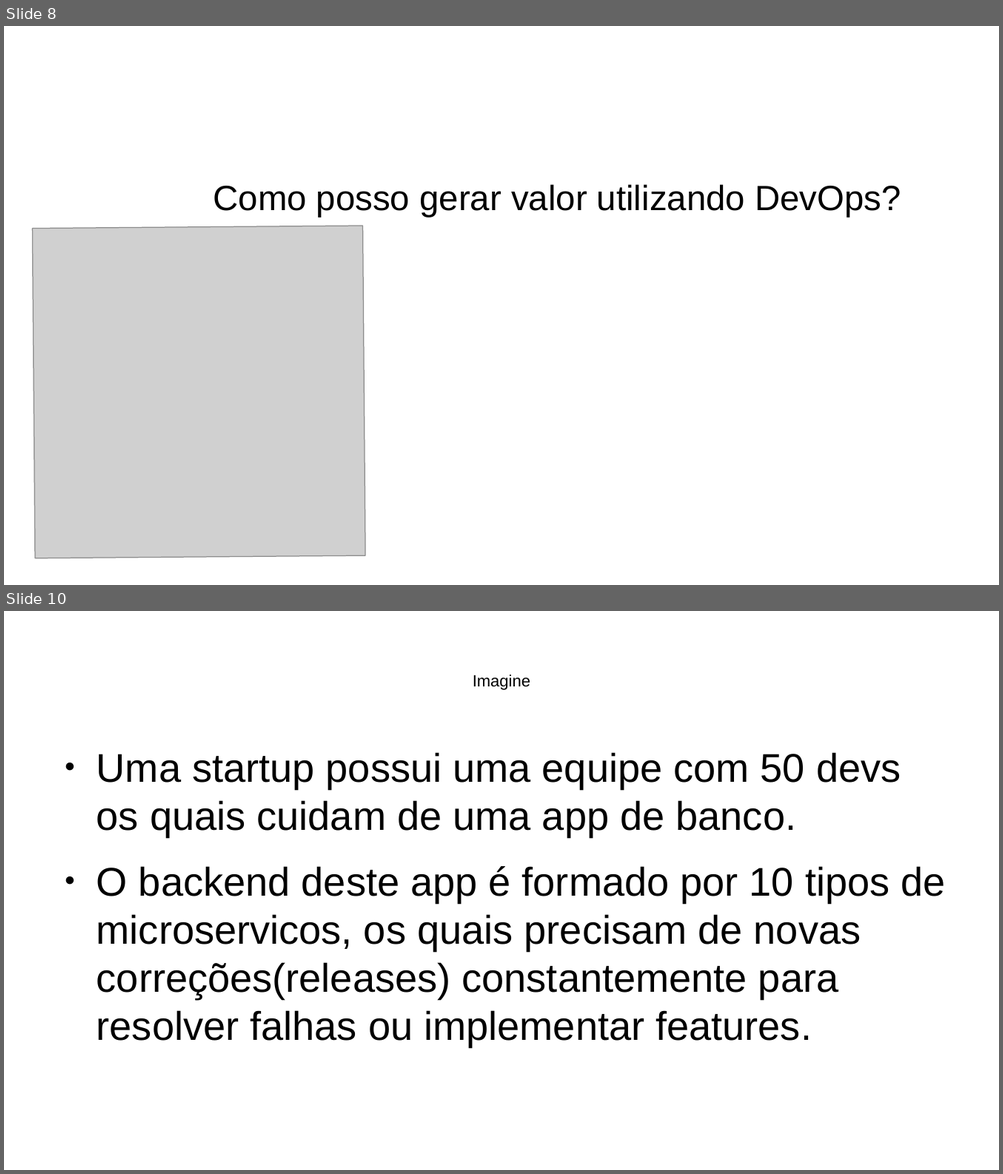
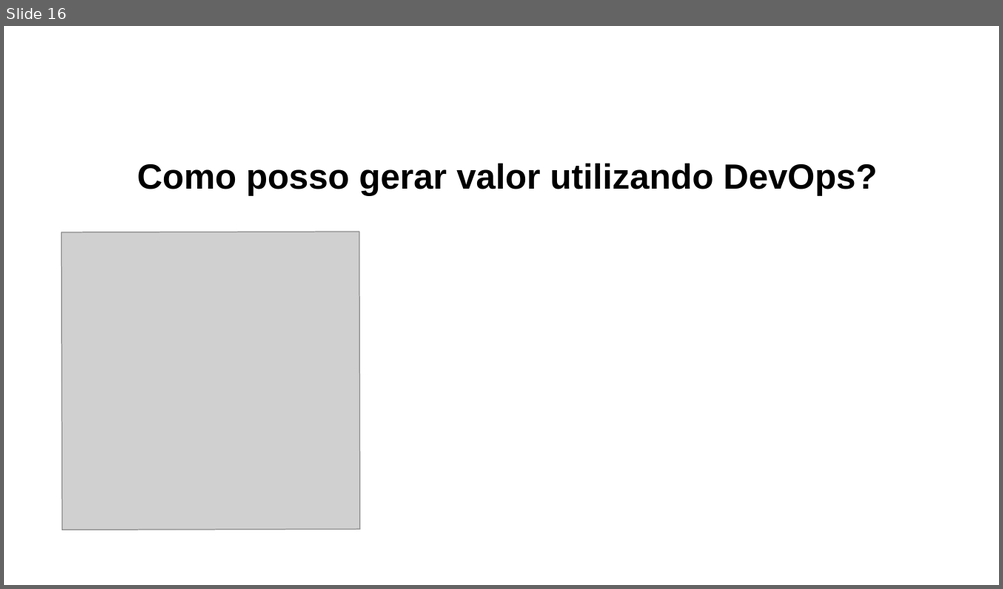
Before and after one commit to ramonesc3po/workshop-devops, a slide deck: workshop_devops.odp. Shown one above the other, each under a label of ours: slides 8 and 10 before the commit, slide 16 after it; the slides between them are not shown. The pictures are 1003x1174 and 1003x589 pixels, drawn with LibreOffice and Linux fonts; fonts in the diff are those of the drawing; grey boxes stand for pictures. Boxes give left, top, right and bottom in pixels: in the first picture for what was removed or moved away, otherwise in the second. Text is boxed around its words. In the diff, an @@ line names an element or a change of style, - is before the commit and + after.

```diff
--- a/workshop_devops.odp
+++ b/workshop_devops.odp
@@ slide 10 removed at bbox=[4, 611, 999, 1170], background #FFFFFF @@
@@ title removed at bbox=[472, 675, 530, 690] @@
-Imagine
@@ text removed at bbox=[96, 752, 945, 1047] @@
-● Uma startup possui uma equipe com 50 devs os quais cuidam de uma app de banco.
-● O backend deste app é formado por 10 tipos de microservicos, os quais precisam de novas correções(releases) constantemente para resolver falhas ou implementar features.
@@ what was slide 8 is now slide 16 @@
@@ slide 16 changed as well @@
@@ title "Como posso gerar valor utilizando ...": place and size @@
-title "Como posso gerar valor utilizando ..." at bbox=[213, 184, 900, 218]
+title "Como posso gerar valor utilizando ..." at bbox=[137, 163, 877, 195]
@@ title "Como posso gerar valor utilizando ..." at bbox=[137, 163, 877, 195]: bold on @@
@@ picture: place and size @@
-picture at bbox=[32, 226, 366, 559]
+picture at bbox=[62, 232, 360, 530]
```
Also in this commit, not shown: 5 other slides changed, 11 slides added, 3 other slides removed.
